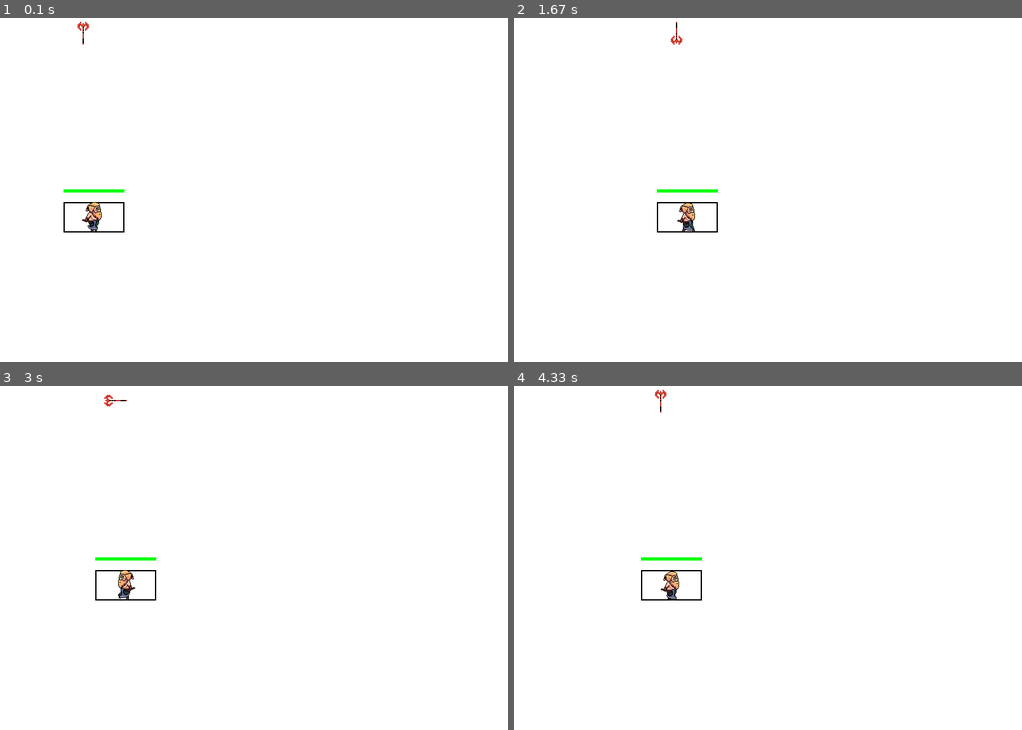
Above: before the commit, frames 1-4 (two rows, left to right).
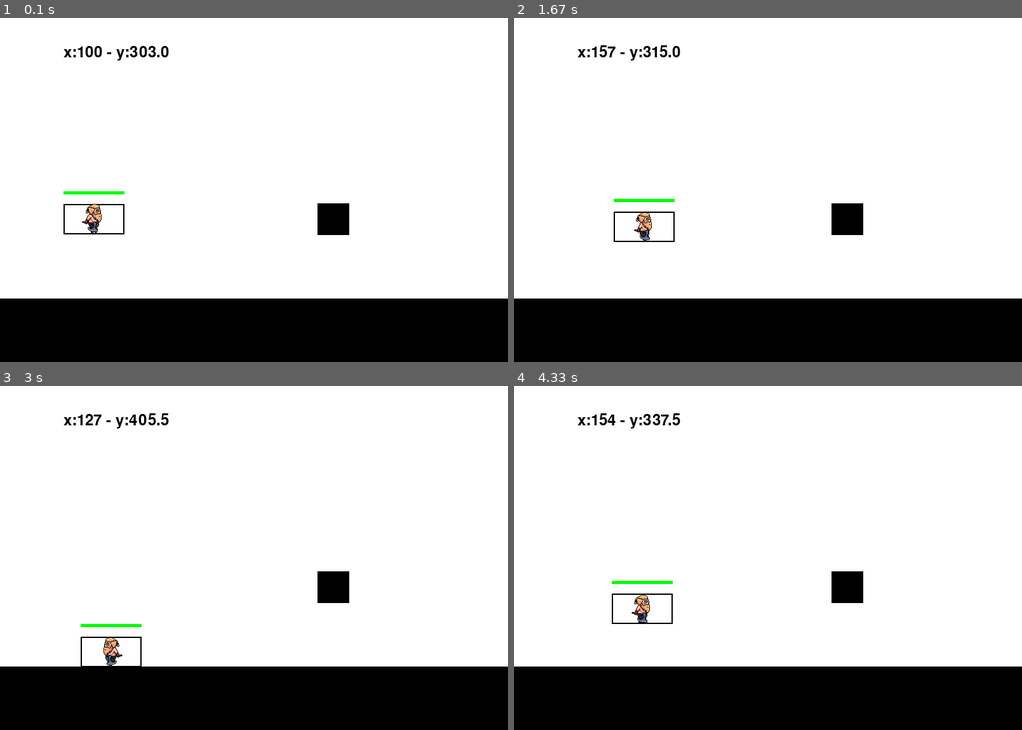
Above: after the commit, the same moments.

Repository: pedroboussiengui/pygame-battle-arena
Game: pygame game, started from main.py
The game is run twice, just before and just after one commit, with the same random seed, the same clock (stepped at 60 frames per second) and the same inputs.
Inputs:
- Up to frame 1 (0.1 s): no input
- Up to frame 2 (1.67 s): tap Enter at 0.33 s; hold Right 0.67-1.13 s; hold Up 1.17-1.47 s; hold Right from 1.5 s (still down)
- Up to frame 3 (3 s): release Right at 1.97 s; hold Left 2-2.53 s; tap Space at 2.57 s; hold Left from 2.9 s (still down)
- Up to frame 4 (4.33 s): release Left at 3.3 s; hold Up 3.33-3.7 s; hold Right from 3.73 s (still down)

The runs differ from the first frame. In frame 1, 20% of the frame differs, in the area x 0-100%, y 1-100%; in frame 2, 20%; in frame 3, 20%; in frame 4, 20%.

Commit message:
feat: throw axe

Diff:
--- a/main.py
+++ b/main.py
@@ -1,8 +1,12 @@
 import pygame
 import sys
 from src.hero import WarriorSprite  # Importar a classe WarriorSprite do arquivo separado
+from src.scanario import Block, blocks
+from src.text import Text
 
 pygame.init()
+
+text = Text(100, 100)
 
 # Função principal (main)
 def main():
@@ -27,6 +31,10 @@
                     warrior_sprite.direction = 'right'
                 elif event.key == pygame.K_SPACE:
                     warrior_sprite.attacking = True
+                elif event.key == pygame.K_UP:
+                    warrior_sprite.jump()
+                elif event.key == pygame.K_q:
+                    warrior_sprite.throwing_axe = True
             elif event.type == pygame.KEYUP:
                 if event.key == pygame.K_LEFT or event.key == pygame.K_RIGHT:
                     warrior_sprite.moving = False
@@ -38,6 +46,17 @@
         warrior_sprite.update()
         warrior_sprite.draw(screen)
 
+        text.draw(screen, f'x:{warrior_sprite.player_x} - y:{warrior_sprite.player_y}')
+
+        for block in blocks:
+            block.draw(screen)
+            # check if collision is by top, bot, left or right
+            if warrior_sprite.rect().colliderect(block.rect):
+                # warrior_sprite.player_x = block.rect.left - warrior_sprite.frame_width
+                warrior_sprite.player_y = block.rect.top - warrior_sprite.frame_height + 1
+                warrior_sprite.dy = 0
+
+
         pygame.display.flip()
         clock.tick(30)  # 30 FPS
 
--- a/src/hero.py
+++ b/src/hero.py
@@ -1,4 +1,31 @@
 import pygame
+
+class RotatingAxe:
+    def __init__(self, x, y):
+        self.x = x
+        self.y = y
+        self.speed = 20
+        self.rotating_axe = pygame.image.load('./src/assets/Red Axe sprite.png')
+
+        self.frame_rotating_axe = 0
+
+        self.frames_rotation_axe = []
+        for row in range(3):
+            for col in range(3):
+                if (row == 2 and col == 2):
+                    break
+                x = col * self.rotating_axe.get_width() // 3
+                y = row * self.rotating_axe.get_height() // 3
+                sprite = self.rotating_axe.subsurface(pygame.Rect(x, y, self.rotating_axe.get_width() // 3, self.rotating_axe.get_height() // 3))
+                scaled_sprite = pygame.transform.scale(sprite, (self.rotating_axe.get_width() // 3 * 0.1, self.rotating_axe.get_height() // 3 * 0.1))
+                self.frames_rotation_axe.append(scaled_sprite)
+
+    def update(self, x, y):
+        self.x = self.x + self.speed
+        self.frame_rotating_axe = (self.frame_rotating_axe + 1) % (len(self.frames_rotation_axe))
+
+    def draw(self, screen):
+        screen.blit(self.frames_rotation_axe[self.frame_rotating_axe], (self.x, self.y))
 
 class WarriorSprite:
     def __init__(self):
@@ -8,7 +35,7 @@
         self.warrior_atk = pygame.image.load('./src/assets/Warrior_1/Attack_1.png')
         self.warrior_walk = pygame.image.load('./src/assets/Warrior_1/Walk.png')
 
-        self.rotating_axe = pygame.image.load('./src/assets/Red Axe sprite.png')
+        # self.rotating_axe = pygame.image.load('./src/assets/Red Axe sprite.png')
 
         self.frame_width = 96
         self.frame_height = 96
@@ -23,22 +50,21 @@
             frame = self.warrior_walk.subsurface(pygame.Rect(x, 0, self.frame_width, self.frame_height))
             self.frames_walk.append(frame)
 
-        self.frames_rotation_axe = []
-        for row in range(3):
-            for col in range(3):
-                if (row == 2 and col == 2):
-                    break
-                x = col * self.rotating_axe.get_width() // 3
-                y = row * self.rotating_axe.get_height() // 3
-                print(x, y)
-                sprite = self.rotating_axe.subsurface(pygame.Rect(x, y, self.rotating_axe.get_width() // 3, self.rotating_axe.get_height() // 3))
-                scaled_sprite = pygame.transform.scale(sprite, (self.rotating_axe.get_width() // 3 * 0.1, self.rotating_axe.get_height() // 3 * 0.1))
-                self.frames_rotation_axe.append(scaled_sprite)
+        # self.frames_rotation_axe = []
+        # for row in range(3):
+        #     for col in range(3):
+        #         if (row == 2 and col == 2):
+        #             break
+        #         x = col * self.rotating_axe.get_width() // 3
+        #         y = row * self.rotating_axe.get_height() // 3
+        #         sprite = self.rotating_axe.subsurface(pygame.Rect(x, y, self.rotating_axe.get_width() // 3, self.rotating_axe.get_height() // 3))
+        #         scaled_sprite = pygame.transform.scale(sprite, (self.rotating_axe.get_width() // 3 * 0.1, self.rotating_axe.get_height() // 3 * 0.1))
+        #         self.frames_rotation_axe.append(scaled_sprite)
 
         self.frame_index_walk = 0
         self.frame_index_atk = 0
-        self.frame_rotating_axe = 0
-        self.animation_walk = 0.1
+        # self.frame_rotating_axe = 0
+        self.animation_walk = 0.01
         self.animation_atk = 0.1
         self.last_update = pygame.time.get_ticks()
         self.moving = False
@@ -47,10 +73,27 @@
 
         self.player_x = 100
         self.player_y = 300
-        self.speed = 25
+        # self.axe_x = self.player_x
+        # self.axe_y = self.player_y
+        self.speed = 3
+        self.dy = 0
+        self.gravity = 0.5  # Valor da gravidade
+
+        self.throwing_axe = False
+
+        self.rotate_axe = RotatingAxe(self.player_x, self.player_y)
+
+    def rect(self):
+        return pygame.Rect(self.player_x, self.player_y, self.frame_width, self.frame_height)
+
+    def jump(self):
+        if self.dy == 0:
+            self.dy = -10
 
     def update(self):
         current_time = pygame.time.get_ticks()
+        self.dy += self.gravity
+        self.player_y += self.dy
         if current_time - self.last_update > self.animation_walk * 1000:  # converter para milissegundos
             if self.moving:
                 self.frame_index_walk = (self.frame_index_walk + 1) % len(self.frames_walk)
@@ -61,7 +104,8 @@
             # self.last_update = current_time
 
         if current_time - self.last_update > self.animation_atk * 1000:  # converter para milissegundos
-            self.frame_rotating_axe = (self.frame_rotating_axe + 1) % (len(self.frames_rotation_axe))
+            if self.throwing_axe:
+                self.rotate_axe.update()
             if self.attacking:
                 self.frame_index_atk = (self.frame_index_atk + 1) % len(self.frames_atk)
                 if self.frame_index_atk == len(self.frames_atk) - 1:
@@ -71,7 +115,8 @@
     def draw(self, screen):
         self.draw_hitbox(screen)
         self.draw_health_bar(screen, max_health=self.max_health, current_health=self.current_health)
-        self.rotation_axe(screen)
+        if self.throwing_axe:
+            self.rotate_axe_sprite(screen)
         if self.moving:
             if self.direction == 'right':
                 screen.blit(self.frames_walk[self.frame_index_walk], (self.player_x, self.player_y))
@@ -115,6 +160,8 @@
     def take_damage(self, damage):
         self.current_health = self.current_health - damage
 
+    def rotate_axe_sprite(self, screen):
+        self.rotate_axe.draw(screen)
 
-    def rotation_axe(self, screen):
-        screen.blit(self.frames_rotation_axe[self.frame_rotating_axe], (self.player_x, self.player_y - 250))
+
+        # screen.blit(self.frames_rotation_axe[self.frame_rotating_axe], (self.axe_x, self.axe_y))
--- /dev/null
+++ b/src/scanario.py
@@ -0,0 +1,17 @@
+import pygame
+
+class Block:
+    def __init__(self, x, y, width, height, color=(0, 0, 0)):
+        self.rect = pygame.Rect(x, y, width, height)  # Cria um retângulo de colisão
+        self.color = color  # Cor do retângulo de colisão
+
+    def draw(self, screen):
+        pygame.draw.rect(screen, self.color, self.rect)
+
+
+block1 = Block(500, 350, 50, 50)
+
+ground = Block(0, 500, 800, 100)
+
+
+blocks = [block1, ground]
--- /dev/null
+++ b/src/text.py
@@ -0,0 +1,16 @@
+import pygame
+
+class Text:
+    def __init__(self, x, y):
+        # Configurações da fonte
+        self.font = pygame.font.Font(None, 36)  # Fonte padrão com tamanho 36
+
+        # Cor do texto
+        self.text_color = (0, 0, 0)
+
+        # Posição para exibir o texto na tela
+        self.text_position = (x, y)
+
+
+    def draw(self, screen, text):
+        screen.blit(self.font.render(text, True, self.text_color), self.text_position)
